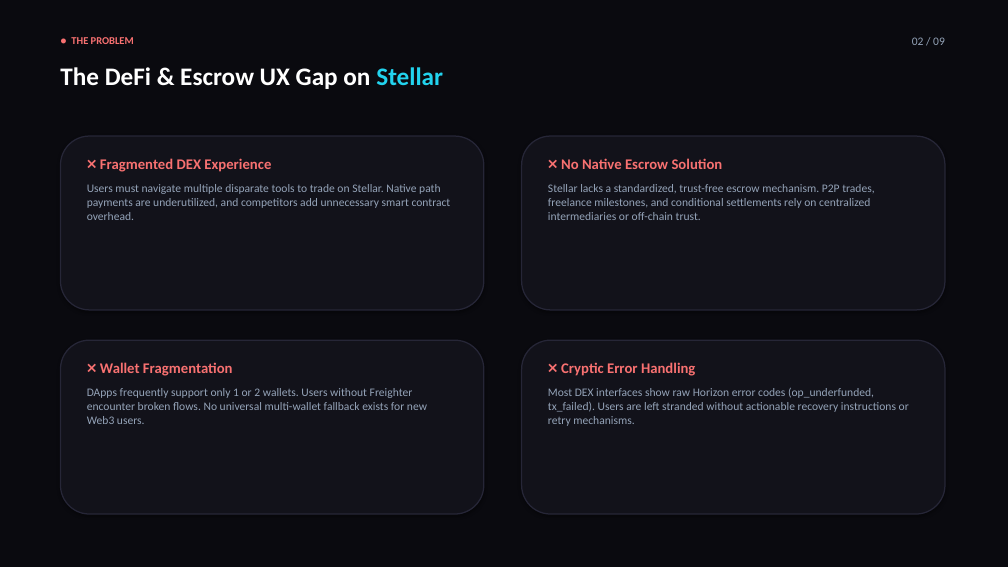
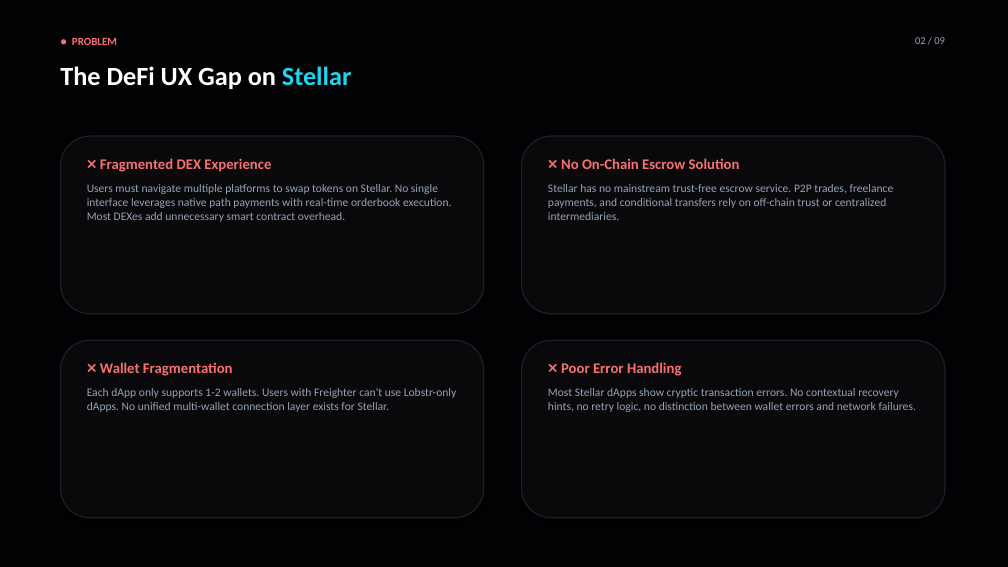
Before and after one commit to ps910/StellarSwap-Pro, a slide deck: slide 2 of docs/pitch-deck.pptx. Drawn at 1008x567 pixels with LibreOffice and Linux fonts; fonts in the diff are those of the drawing. Boxes give left, top, right and bottom in pixels: in the first picture for what was removed or moved away, otherwise in the second. Text is boxed around its words. In the diff, an @@ line names an element or a change of style, - is before the commit and + after.

Commit message:
feat(tools): add automated HTML-to-PPTX converter script and regenerate docs/pitch-deck.pptx
- Direct 1:1 conversion script from docs/pitch-deck.html to docs/pitch-deck.pptx

- Preserves dark theme, 16:9 widescreen layout, card borders, metrics, and typography

```diff
--- a/docs/pitch-deck.pptx
+++ b/docs/pitch-deck.pptx
@@ background #0A0A0F to #020205 @@
@@ text at bbox=[72, 37, 117, 45]: text changed; size 10 to 10.5 pt @@
-● THE PROBLEM
+● PROBLEM
@@ text "02 / 09" at bbox=[915, 37, 945, 44]: size 11 to 10 pt @@
@@ text at bbox=[60, 66, 351, 89]: text changed; size 24 to 25 pt @@
-The DeFi & Escrow UX Gap on Stellar
+The DeFi UX Gap on Stellar
@@ rounded rectangle: place and size @@
-rounded rectangle at bbox=[60, 136, 484, 310]
+rounded rectangle at bbox=[60, 136, 484, 314]
@@ rounded rectangle: place and size @@
-rounded rectangle at bbox=[522, 136, 945, 310]
+rounded rectangle at bbox=[522, 136, 945, 314]
@@ text at bbox=[548, 158, 894, 220]: text changed @@
-❌ No Native Escrow Solution
-Stellar lacks a standardized, trust-free escrow mechanism. P2P trades, freelance milestones, and conditional settlements rely on centralized intermediaries or off-chain trust.
+❌ No On-Chain Escrow Solution
+Stellar has no mainstream trust-free escrow service. P2P trades, freelance payments, and conditional transfers rely on off-chain trust or centralized intermediaries.
@@ text at bbox=[87, 184, 452, 222]: text changed @@
-Users must navigate multiple disparate tools to trade on Stellar. Native path payments are underutilized, and competitors add unnecessary smart contract overhead.
+Users must navigate multiple platforms to swap tokens on Stellar. No single interface leverages native path payments with real-time orderbook execution. Most DEXes add unnecessary smart contract overhead.
@@ rounded rectangle: place and size @@
-rounded rectangle at bbox=[60, 340, 484, 514]
+rounded rectangle at bbox=[60, 340, 484, 518]
@@ fill #12121A to #09090B; outline #262637 1.2 pt to #1E1E24 1.2 pt in 4 elements at bbox=[60, 340, 484, 518], bbox=[60, 136, 484, 314], bbox=[522, 136, 945, 314], bbox=[522, 340, 945, 518] @@
@@ rounded rectangle: place and size @@
-rounded rectangle at bbox=[522, 340, 945, 514]
+rounded rectangle at bbox=[522, 340, 945, 518]
@@ text at bbox=[87, 388, 457, 412]: text changed @@
-DApps frequently support only 1 or 2 wallets. Users without Freighter encounter broken flows. No universal multi-wallet fallback exists for new Web3 users.
+Each dApp only supports 1-2 wallets. Users with Freighter can't use Lobstr-only dApps. No unified multi-wallet connection layer exists for Stellar.
@@ text at bbox=[548, 362, 916, 412]: text changed @@
-❌ Cryptic Error Handling
-Most DEX interfaces show raw Horizon error codes (op_underfunded, tx_failed). Users are left stranded without actionable recovery instructions or retry mechanisms.
+❌ Poor Error Handling
+Most Stellar dApps show cryptic transaction errors. No contextual recovery hints, no retry logic, no distinction between wallet errors and network failures.
```
Also in this commit, not shown: 8 other slides changed, 1 other file.
